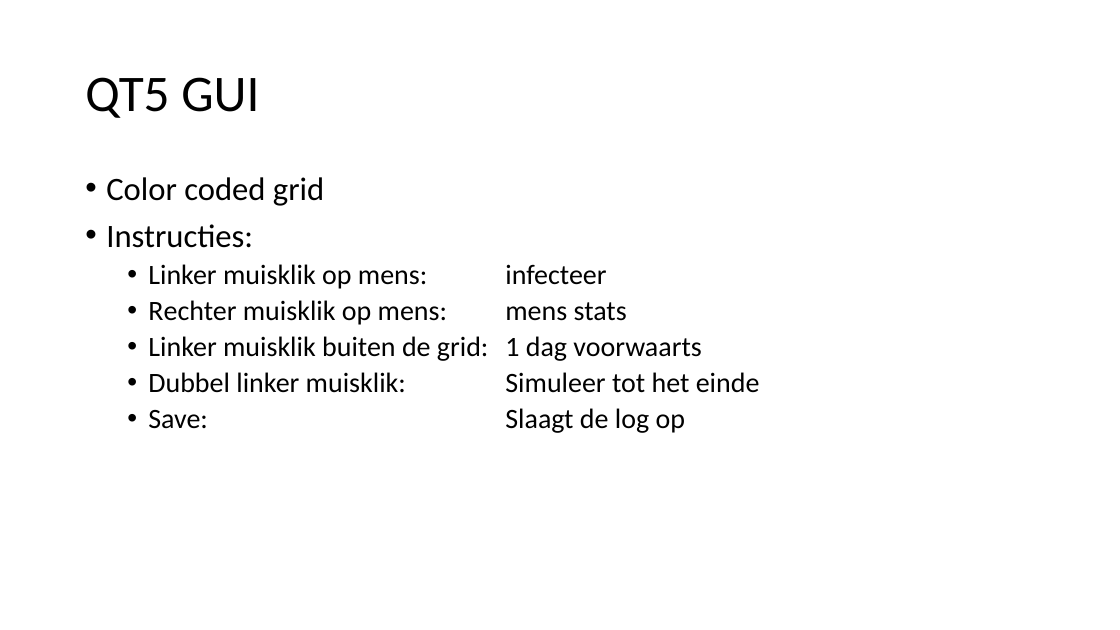
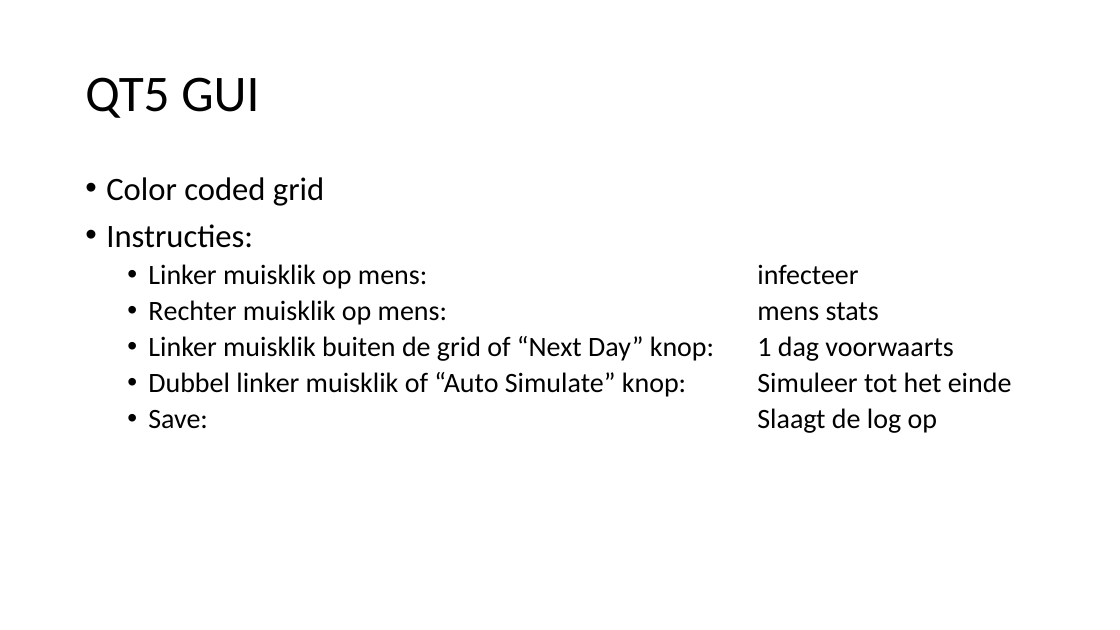
Before and after one commit to freref/virus-spreading-simulator, a slide deck: slide 14 of Documenten/Virus Spreading Simulator.pptx. Drawn at 1120x630 pixels with LibreOffice and Linux fonts; fonts in the diff are those of the drawing. Boxes give left, top, right and bottom in pixels: in the first picture for what was removed or moved away, otherwise in the second. Text is boxed around its words. In the diff, an @@ line names an element or a change of style, - is before the commit and + after.

```diff
--- a/Documenten/Virus Spreading Simulator.pptx
+++ b/Documenten/Virus Spreading Simulator.pptx
@@ text at (x1=148, y1=336, x2=1012, y2=397): text changed @@
-  • Linker muisklik buiten de grid: 1 dag voorwaarts
-  • Dubbel linker muisklik: Simuleer tot het einde
+  • Linker muisklik buiten de grid of “Next Day” knop: 1 dag voorwaarts
+  • Dubbel linker muisklik of “Auto Simulate” knop: Simuleer tot het einde
```
Also in this commit, not shown: 9 other files.
